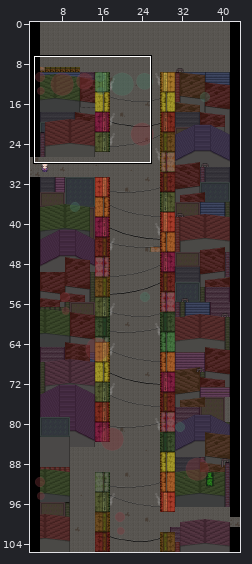
Tiled map: Resources/map/STREET-xuanwu2.tmx. The first picture is a wide view before the edit; the outline marks the close-up.
Close-up. Before the commit:
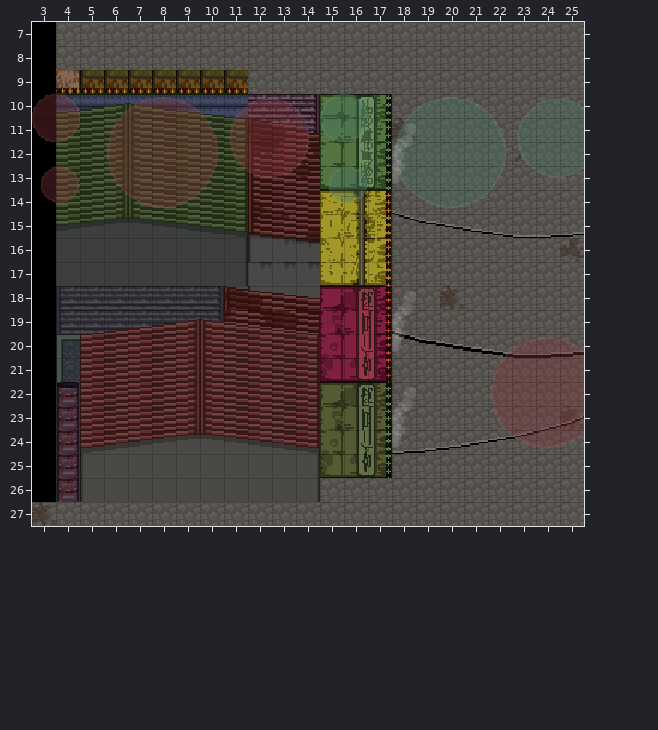
Cells are 16x16 px. Shown: x 3..25, y 7..27. The commit also changed other parts of the map, which this record leaves out. Not drawn, because the pictures are missing: unchanged layer "MonoUe3".
The result:
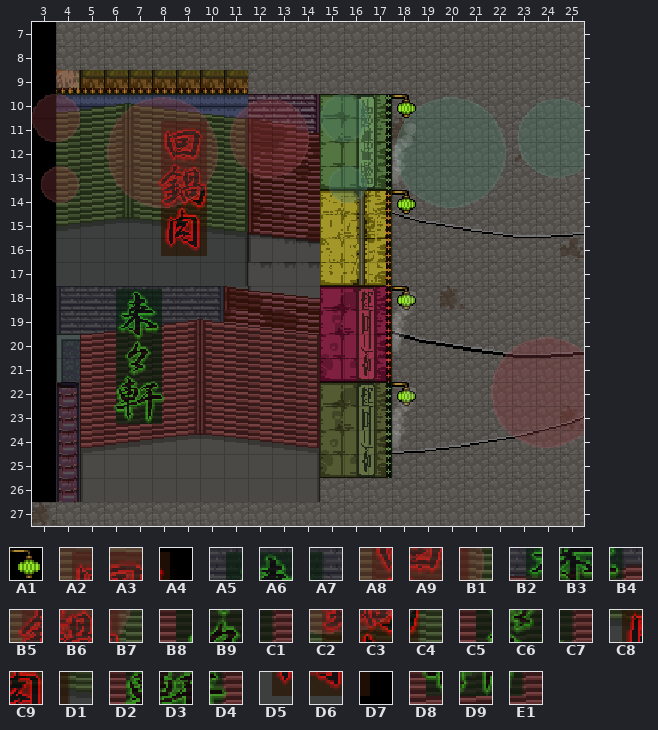
Key: from "chinaTown": A1 219, A2 2466, A3 2467, A4 2468, A5 2475, A6 2476, A7 2477, A8 2496, A9 2497, B1 2498, B2 2505, B3 2506, B4 2507, B5 2526, B6 2527, B7 2528, B8 2535, B9 2536, C1 2537, C2 2556, C3 2557, C4 2558, C5 2565, C6 2566, C7 2567, C8 2586, C9 2587, D1 2588, D2 2595, D3 2596, D4 2597, D5 2616, D6 2617, D7 2618, D8 2625, D9 2626, E1 2627.
__ is an empty cell.
Tiles of an added or newly shown layer are drawn over the layers below it.
See-through tiles are keyed as they look on the map.
What changed:
Changed rows in their new state; .. is an unchanged cell.
Layer "neon" (now shown):
first column x 6:
10 .. .. .. .. .. .. .. .. .. .. .. .. A1
11 .. .. A2 A3 A4 .. .. .. .. .. .. .. ..
12 .. .. A8 A9 B1 .. .. .. .. .. .. .. ..
13 .. .. B5 B6 B7 .. .. .. .. .. .. .. ..
14 .. .. C2 C3 C4 .. .. .. .. .. .. .. A1
15 .. .. C8 C9 D1 .. .. .. .. .. .. .. ..
16 .. .. D5 D6 D7 .. .. .. .. .. .. .. ..
18 A5 A6 A7 .. .. .. .. .. .. .. .. .. A1
19 B2 B3 B4 .. .. .. .. .. .. .. .. .. ..
20 B8 B9 C1 .. .. .. .. .. .. .. .. .. ..
21 C5 C6 C7 .. .. .. .. .. .. .. .. .. ..
22 D2 D3 D4 .. .. .. .. .. .. .. .. .. A1
23 D8 D9 E1 .. .. .. .. .. .. .. .. .. ..
Where, in picture pixels (left, top, right, bottom), the same in both close-ups:
added: (392, 94, 416, 118)
added: (158, 121, 207, 256)
added: (392, 190, 416, 214)
added: (113, 289, 165, 424)
added: (392, 286, 416, 310)
added: (392, 382, 416, 406)
